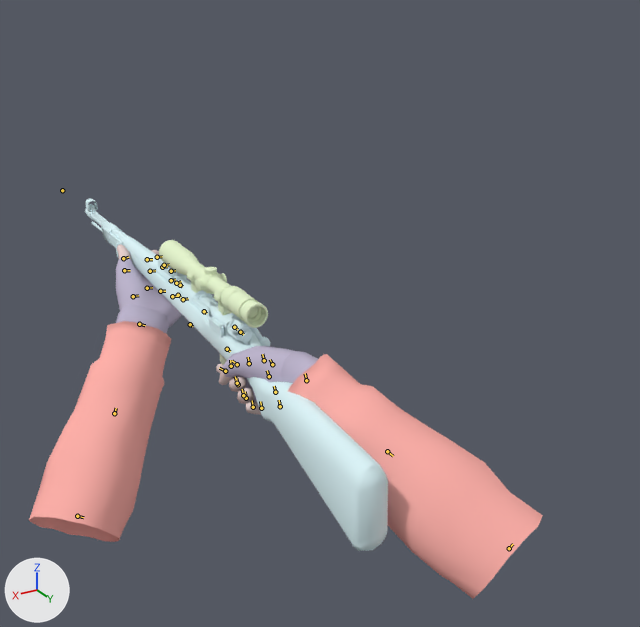
The Blender file weep of horror/bolt-action/boltaction.blend: old version first, new version second.
Camera for both pictures: a camera (50 mm lens) standing at (53.5, 118.0, 56.3) and looking at (-31.6, -23.9, -14.6). Lighting does not change. The marker at lower left points along +X, +Y and +Z. The bones that bend it are drawn over the model as lines.

In view in the first picture: 'k98', 'k98_irons', 'k98_scope', 'v_rifle_ref_oldhands'.
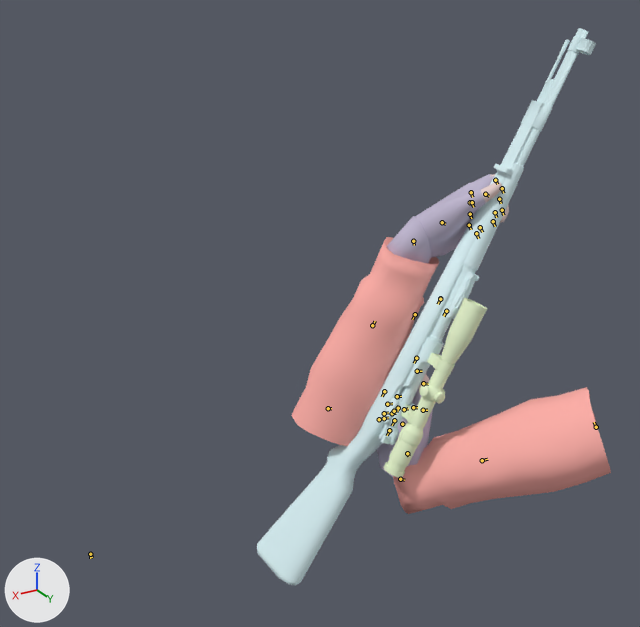
The newer file adds an action. The first version stands in its rest pose; the second is drawn at frame 29 of the action 'holster'.

Boxes (x1, y1, x2, y2) around the edits, measured in the pictures (640 x 627 px):
```json
{"object": "v_rifle_ref_oldhands", "change": "posed", "before": [29, 245, 543, 599], "after": [291, 174, 611, 514], "on screen": "38% narrower"}
{"object": "k98", "change": "posed", "before": [85, 199, 388, 551], "after": [257, 28, 596, 586], "on screen": "12% wider, 58% taller"}
{"object": "k98_scope", "change": "posed", "before": [159, 240, 268, 328], "after": [383, 298, 487, 478], "on screen": "103% taller"}
{"object": "k98_irons", "change": "posed", "before": [161, 260, 183, 276], "after": [449, 275, 477, 317]}
{"bone": "rifle", "before": "(178, 295) to (180, 297)", "after": "(440, 298) to (438, 304)"}
{"bone": "l_low", "before": "(77, 516) to (83, 517)", "after": "(328, 408) to (331, 408)"}
{"bone": "l_wr", "before": "(139, 324) to (145, 325)", "after": "(413, 241) to (414, 245)"}
{"bone": "r_low", "before": "(509, 548) to (513, 544)", "after": "(596, 427) to (594, 422)"}
{"bone": "r_wr", "before": "(306, 380) to (305, 373)", "after": "(400, 479) to (404, 480)"}
```

Edits to the scene script, one JSON object a line:
```json
{"block": "bone_rifle", "where": "bone_rifle = bpy.data.objects['v_rifle.qc_skeleton'].pose.bones['rifle']"}
{"op": "set", "path": "bone_rifle.location", "old": "(0.0, 0.0, 0.0)", "new": "(-44.9, 28.1, -0.4)"}
{"op": "set", "path": "bone_rifle.rotation_euler", "old": "(0.0, 0.0, 0.0)", "new": "(-1.658, -0.454, 0.105)", "note": "degrees (0, 0, 0) -> degrees (-95, -26, 6)"}
{"block": "bone_l_dum", "where": "bone_l_dum = bpy.data.objects['v_rifle.qc_skeleton'].pose.bones['l_dum']"}
{"op": "set", "path": "bone_l_dum.location", "old": "(0.0, 0.0, 0.0)", "new": "(-53.6, -16.7, 6.3)"}
{"op": "set", "path": "bone_l_dum.rotation_euler", "old": "(0.0, 0.0, 0.0)", "new": "(-0.942, 0.0175, 0.192)", "note": "degrees (0, 0, 0) -> degrees (-54, 1, 11)"}
{"block": "bone_l_up", "where": "bone_l_up = bpy.data.objects['v_rifle.qc_skeleton'].pose.bones['l_up']  # child of 'l_dum'"}
{"op": "set", "path": "bone_l_up.rotation_euler", "old": "(0.0, 0.0, 0.0)", "new": "(0.0349, -0.0698, -0.0524)", "note": "degrees (0, 0, 0) -> degrees (2, -4, -3)"}
{"block": "bone_l_low", "where": "bone_l_low = bpy.data.objects['v_rifle.qc_skeleton'].pose.bones['l_low']  # child of 'l_up'"}
{"op": "set", "path": "bone_l_low.rotation_euler", "old": "(0.0, 0.0, 0.0)", "new": "(0.0, 0.0, 0.244)", "note": "degrees (0, 0, 0) -> degrees (0, 0, 14)"}
{"block": "bone_l_wr", "where": "bone_l_wr = bpy.data.objects['v_rifle.qc_skeleton'].pose.bones['l_wr']  # child of 'l_low'"}
{"op": "set", "path": "bone_l_wr.rotation_euler", "old": "(0.0, 0.0, 0.0)", "new": "(-0.628, 0.262, -0.82)", "note": "degrees (0, 0, 0) -> degrees (-36, 15, -47)"}
{"block": "bone_r_dum", "where": "bone_r_dum = bpy.data.objects['v_rifle.qc_skeleton'].pose.bones['r_dum']"}
{"op": "set", "path": "bone_r_dum.location", "old": "(0.0, 0.0, 0.0)", "new": "(4.9, -41.5, 63.0)"}
{"block": "bone_r_up", "where": "bone_r_up = bpy.data.objects['v_rifle.qc_skeleton'].pose.bones['r_up']  # child of 'r_dum'"}
{"op": "set", "path": "bone_r_up.rotation_euler", "old": "(0.0, 0.0, 0.0)", "new": "(0.0, 0.454, -0.192)", "note": "degrees (0, 0, 0) -> degrees (0, 26, -11)"}
{"block": "bone_r_low", "where": "bone_r_low = bpy.data.objects['v_rifle.qc_skeleton'].pose.bones['r_low']  # child of 'r_up'"}
{"op": "set", "path": "bone_r_low.rotation_euler", "old": "(0.0, 0.0, 0.0)", "new": "(0.0, 0.0, -0.681)", "note": "degrees (0, 0, 0) -> degrees (0, 0, -39)"}
{"block": "bone_r_wr", "where": "bone_r_wr = bpy.data.objects['v_rifle.qc_skeleton'].pose.bones['r_wr']  # child of 'r_low'"}
{"op": "set", "path": "bone_r_wr.rotation_euler", "old": "(0.0, 0.0, 0.0)", "new": "(-0.471, -0.436, 2.705)", "note": "degrees (0, 0, 0) -> degrees (-27, -25, 155)"}
```
